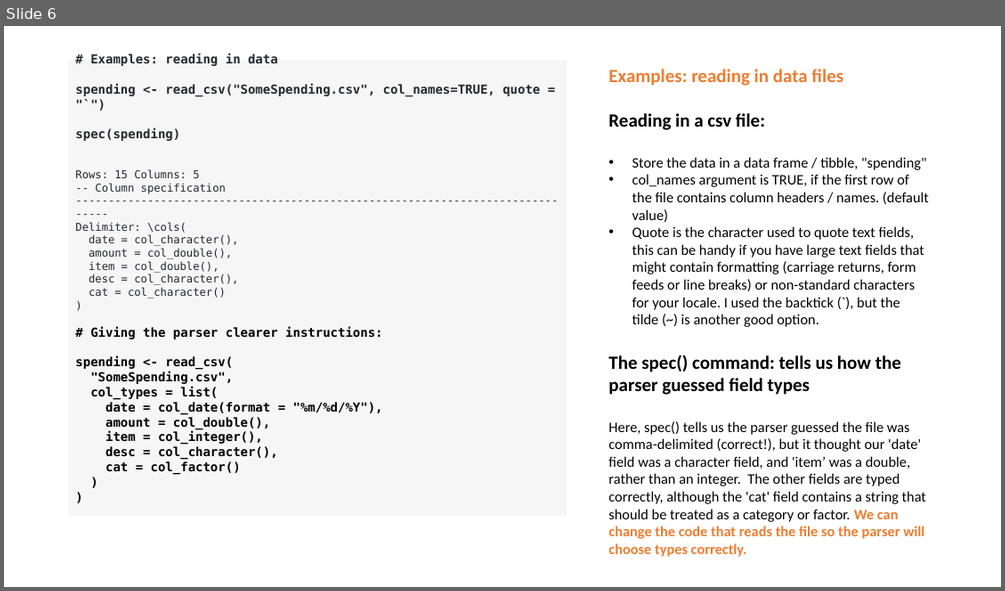
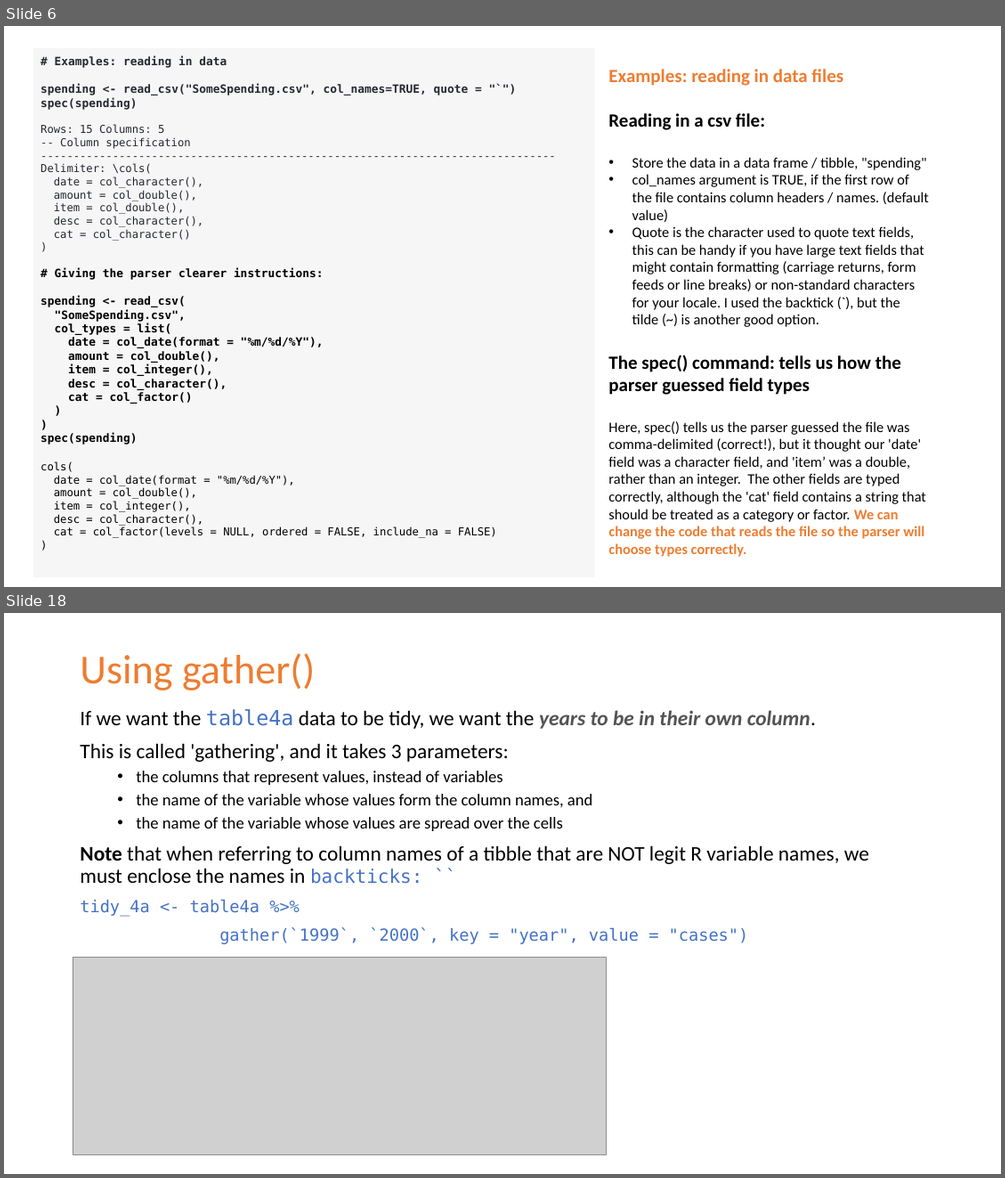
Before and after one commit to krashr-ds/R-cs-course, a slide deck: Lesson 6 - Reading and Wrangling Data with Tidyverse.pptx. Shown one above the other, each under a label of ours: slide 6 before the commit, slides 6 and 18 after it; the slides between them are not shown. The pictures are 1005x591 and 1005x1178 pixels, drawn with LibreOffice and Linux fonts; fonts in the diff are those of the drawing; grey boxes stand for pictures. Boxes give left, top, right and bottom in pixels: in the first picture for what was removed or moved away, otherwise in the second. Text is boxed around its words. In the diff, an @@ line names an element or a change of style, - is before the commit and + after.

```diff
--- a/Lesson 6 - Reading and Wrangling Data with Tidyverse.pptx
+++ b/Lesson 6 - Reading and Wrangling Data with Tidyverse.pptx
@@ slide 18 added at (x1=4, y1=613, x2=1001, y2=1174), background #FFFFFF @@
@@ title added at (x1=80, y1=653, x2=315, y2=690), 39.6 pt, text #ED7D31 @@
+Using gather()
@@ text added at (x1=80, y1=709, x2=869, y2=944), 16 pt, text #000000 @@
+If we want the table4a data to be tidy, we want the years to be in their own column.
+This is called 'gathering', and it takes 3 parameters:
+  • the columns that represent values, instead of variables
+  • the name of the variable whose values form the column names, and
+  • the name of the variable whose values are spread over the cells
+Note that when referring to column names of a tibble that are NOT legit R variable names, we must enclose the names in backticks: ``
+tidy_4a <- table4a %>%
+gather(`1999`, `2000`, key = "year", value = "cases")
@@ picture added at (x1=73, y1=957, x2=607, y2=1154) @@
@@ slide 6 changed as well @@
@@ rectangle "# Examples: reading in data" resized from (x1=68, y1=60, x2=567, y2=516) to (x1=33, y1=48, x2=595, y2=577) @@
@@ text in rectangle at (x1=40, y1=56, x2=469, y2=403): size 12 to 11 pt in "# Examples: reading in data", "spending <- read_csv("SomeSpending.csv", col_names=TRUE, quo ...", "spec(spending)", "# Giving the parser clearer instructions:" and 10 more places @@
@@ text in rectangle at (x1=40, y1=433, x2=497, y2=538): paragraphs added @@
+spec(spending)
+cols(
+date = col_date(format = "%m/%d/%Y"),
+amount = col_double(),
+item = col_integer(),
+desc = col_character(),
+cat = col_factor(levels = NULL, ordered = FALSE, include_na = FALSE)
+)
```
Also in this commit, not shown: 5 other slides changed, 19 other slides added, 19 slides removed, 49 other files.
